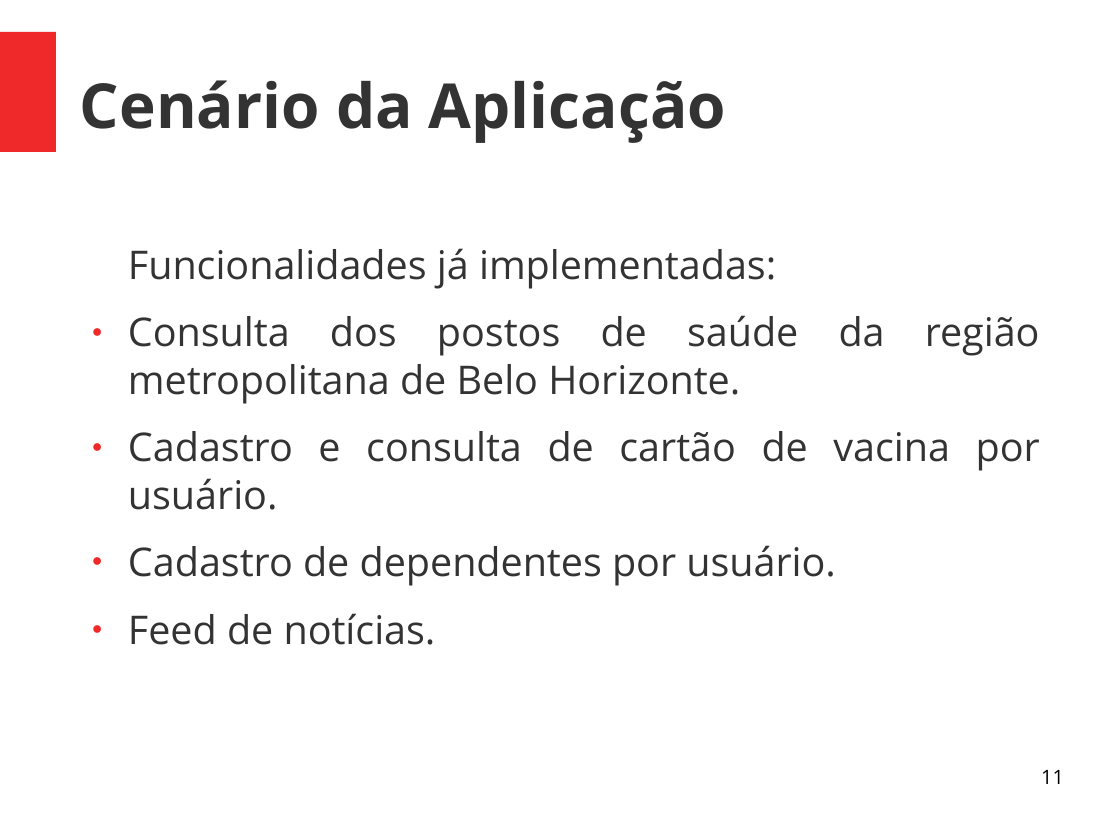
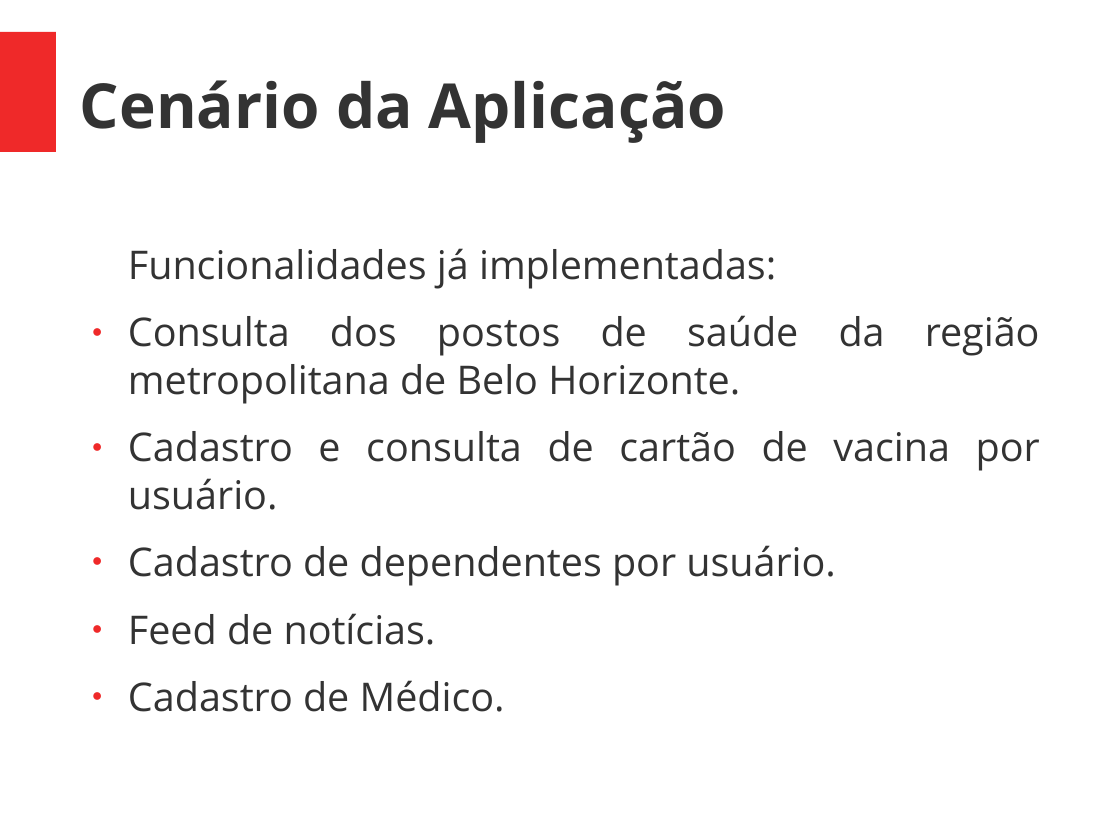
Before and after one commit to Saulodm/TCC, a slide deck: slide 8 of Apresentação/pré banca.odp (slide 11 before the commit). Drawn at 1120x840 pixels with LibreOffice and Linux fonts; fonts in the diff are those of the drawing. Boxes give left, top, right and bottom in pixels: in the first picture for what was removed or moved away, otherwise in the second. Text is boxed around its words. In the diff, an @@ line names an element or a change of style, - is before the commit and + after.

```diff
--- a/Apresentação/pré banca.odp
+++ b/Apresentação/pré banca.odp
@@ text at (128, 680, 505, 712): paragraph added @@
+● Cadastro de Médico.
@@ page number removed at (1041, 770, 1064, 784) @@
-11
```
Also in this commit, not shown: 6 other slides changed, 3 slides added, 5 slides removed, 22 other files.
